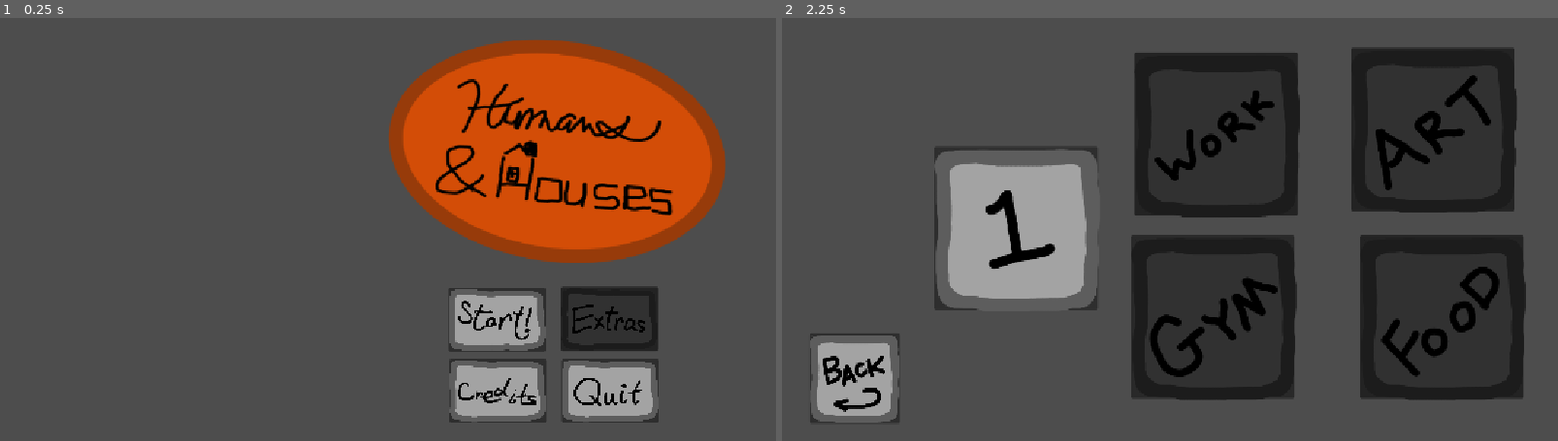
Above: before the commit, frames 1-2 (left to right).
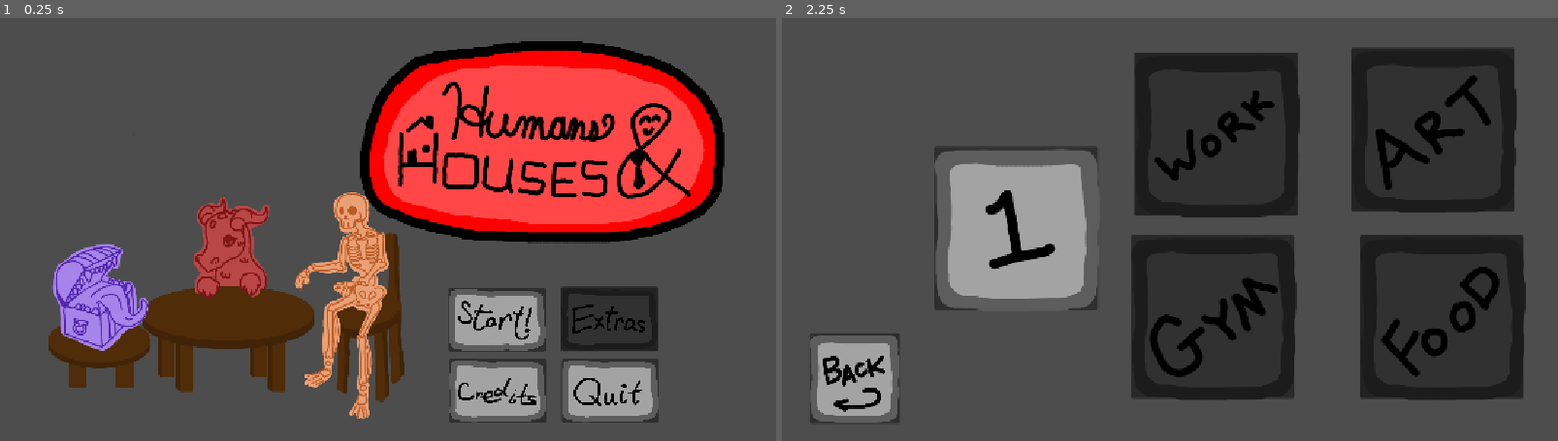
Above: after the commit, the same moments.

Repository: Sharpy796/acm-gamejam-2026
Game: Godot game, scene res://scenes/titlescreen.tscn
The game is run twice, just before and just after one commit, with the same random seed, the same clock (stepped at 60 frames per second) and the same inputs.
Inputs (mouse positions are in pixels of both pictures, inside the frame that each line leads up to):
- Up to frame 1 (0.25 s): no input
- Up to frame 2 (2.25 s): click (1278, 318) at 0.5 s; click (851, 377) at 1.25 s; click (1278, 318) at 2 s

The runs differ from the first frame. In frame 1, 32% of the frame differs, in the area x 6-94%, y 5-95%; in frame 2, nothing differs.

Commit message:
feat: added endscreen

Diff:
--- a/Globals.gd
+++ b/Globals.gd
@@ -38,8 +38,8 @@
 
 func incrementFaster():
 	currentSpeed += 1
-	if currentSpeed > 4: # you win!
-		get_tree().change_scene_to_file("res://scenes/levelselect.tscn")
+	if currentSpeed > 1: # you win!
+		get_tree().change_scene_to_file("res://scenes/endscreen.tscn")
 	else:
 		shuffleMinigames()
 		get_tree().change_scene_to_file("res://scenes/transitions/faster.tscn")
--- a/scenes/buttons/back_to_menu.gd
+++ b/scenes/buttons/back_to_menu.gd
@@ -13,3 +13,7 @@
 
 func _on_button_pressed() -> void:
 	get_tree().change_scene_to_file("res://scenes/titlescreen.tscn")
+
+
+func _on_start_button_pressed() -> void:
+	get_tree().change_scene_to_file("res://scenes/titlescreen.tscn")
--- /dev/null
+++ b/scenes/buttons/menu/menumenu.gd
@@ -0,0 +1,11 @@
+extends Button
+
+
+# Called when the node enters the scene tree for the first time.
+func _ready() -> void:
+	pass # Replace with function body.
+
+
+# Called every frame. 'delta' is the elapsed time since the previous frame.
+func _process(delta: float) -> void:
+	pass
--- /dev/null
+++ b/scenes/buttons/menu/menumenu.tscn
@@ -0,0 +1,17 @@
+[gd_scene format=3 uid="uid://btf84qwd8dxms"]
+
+[ext_resource type="Texture2D" uid="uid://bx43grmqw84q4" path="res://assets/menubuttons/menu.png" id="1_ck4di"]
+[ext_resource type="Script" uid="uid://c4nabl72ad7to" path="res://scenes/buttons/back_to_menu.gd" id="2_apw2b"]
+
+[sub_resource type="GDScript" id="GDScript_t7v6v"]
+
+[node name="StartButton" type="Button" unique_id=232167011]
+offset_right = 144.0
+offset_bottom = 95.0
+script = SubResource("GDScript_t7v6v")
+
+[node name="Sprite2D" type="Sprite2D" parent="." unique_id=1787507612]
+position = Vector2(122.99963, 80.930084)
+scale = Vector2(0.2370912, 0.23709123)
+texture = ExtResource("1_ck4di")
+script = ExtResource("2_apw2b")
--- /dev/null
+++ b/scenes/endscreen.tscn
@@ -0,0 +1,42 @@
+[gd_scene format=3 uid="uid://dx6ovrqfpe0oe"]
+
+[ext_resource type="Texture2D" uid="uid://brwgch8caxe8n" path="res://assets/plainCharacterSprites/DragonRamona.png" id="1_7s65u"]
+[ext_resource type="Texture2D" uid="uid://dxj5y4ecq4kq7" path="res://assets/plainCharacterSprites/SkeletonScott.png" id="2_jev7x"]
+[ext_resource type="Texture2D" uid="uid://dieej7h2jk546" path="res://assets/plainCharacterSprites/MimicMatthew.png" id="3_rrh12"]
+[ext_resource type="Texture2D" uid="uid://dbee274pnfedr" path="res://assets/title/thanks.png" id="4_x84le"]
+[ext_resource type="PackedScene" uid="uid://btf84qwd8dxms" path="res://scenes/buttons/menu/menumenu.tscn" id="5_jev7x"]
+[ext_resource type="Script" uid="uid://c4nabl72ad7to" path="res://scenes/buttons/back_to_menu.gd" id="5_x84le"]
+[ext_resource type="Script" uid="uid://citsyt7r5c4gd" path="res://scenes/buttons/menu/menumenu.gd" id="6_rrh12"]
+
+[node name="Node2D" type="Node2D" unique_id=1214104283]
+
+[node name="DragonRamona" type="Sprite2D" parent="." unique_id=1233598456]
+position = Vector2(958.99994, 328)
+scale = Vector2(0.5555558, 0.5555558)
+texture = ExtResource("1_7s65u")
+flip_h = true
+
+[node name="SkeletonScott" type="Sprite2D" parent="." unique_id=1168473846]
+position = Vector2(879, 308)
+scale = Vector2(0.3330432, 0.33304322)
+texture = ExtResource("2_jev7x")
+
+[node name="MimicMatthew" type="Sprite2D" parent="." unique_id=491967187]
+position = Vector2(991, 401.00003)
+scale = Vector2(0.22831444, 0.22831446)
+texture = ExtResource("3_rrh12")
+
+[node name="Thanks" type="Sprite2D" parent="." unique_id=1311826274]
+position = Vector2(271, 189)
+scale = Vector2(0.3581267, 0.35812673)
+texture = ExtResource("4_x84le")
+script = ExtResource("5_x84le")
+
+[node name="StartButton" parent="." unique_id=232167011 instance=ExtResource("5_jev7x")]
+offset_left = 156.0
+offset_top = 393.0
+offset_right = 402.0
+offset_bottom = 551.0
+script = ExtResource("6_rrh12")
+
+[connection signal="pressed" from="StartButton" to="Thanks" method="_on_start_button_pressed"]
--- a/scenes/titlescreen.tscn
+++ b/scenes/titlescreen.tscn
@@ -1,18 +1,19 @@
 [gd_scene format=3 uid="uid://dqc5i27ipxsm7"]
 
-[ext_resource type="Texture2D" uid="uid://dh66u328h5eki" path="res://assets/titleplaceholder/small.png" id="1_6d6rd"]
+[ext_resource type="Texture2D" uid="uid://h8d600kikg5i" path="res://assets/title/titlelogo.png" id="1_v6ms7"]
 [ext_resource type="PackedScene" uid="uid://bu5iqi2ge62c8" path="res://scenes/buttons/menu/menustart.tscn" id="2_3jj3l"]
 [ext_resource type="PackedScene" uid="uid://bhyhesls3fi7w" path="res://scenes/buttons/menu/menucredits.tscn" id="3_vhbaf"]
 [ext_resource type="PackedScene" uid="uid://3vb0ipgmucuv" path="res://scenes/buttons/menu/menuextras.tscn" id="4_v6ms7"]
 [ext_resource type="PackedScene" uid="uid://p1n3168agewm" path="res://scenes/buttons/menu/menuquit.tscn" id="5_rpvs4"]
+[ext_resource type="Texture2D" uid="uid://cl7t3iohh0sfi" path="res://assets/Intro (Table)/GroupMonsterTableSit.png" id="6_v6ms7"]
 
 [node name="Node2D" type="Node2D" unique_id=1129657453]
 metadata/_edit_vertical_guides_ = [574.0, 1073.0]
 
 [node name="Title" type="Sprite2D" parent="." unique_id=43124533]
-position = Vector2(826.99994, 217)
-scale = Vector2(1.2651515, 1.2651515)
-texture = ExtResource("1_6d6rd")
+position = Vector2(804, 203)
+scale = Vector2(0.41322306, 0.41322315)
+texture = ExtResource("1_v6ms7")
 
 [node name="StartButton" parent="." unique_id=232167011 instance=ExtResource("2_3jj3l")]
 offset_left = 666.0
@@ -38,3 +39,8 @@
 offset_top = 526.0
 offset_right = 978.0
 offset_bottom = 621.0
+
+[node name="GroupMonsterTableSit" type="Sprite2D" parent="." unique_id=1709103787]
+position = Vector2(323.00003, 432.00003)
+scale = Vector2(0.537963, 0.537963)
+texture = ExtResource("6_v6ms7")
Not shown, added: assets/Intro (Table)/GroupMonsterTableSit.png.import
Binary file added: assets/menubuttons/menu.png
Not shown, added: assets/menubuttons/menu.png.import
Binary file added: assets/title/thanks.png
Not shown, added: assets/title/thanks.png.import
Binary file added: assets/title/titlelogo.png
Not shown, added: assets/title/titlelogo.png.import
Not shown, added: scenes/buttons/menu/menumenu.gd.uid
